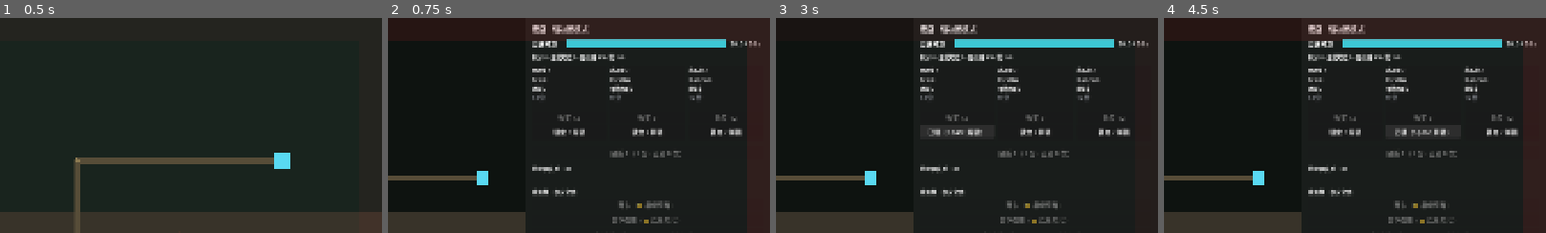
Above: before the commit, frames 1-4 (left to right).
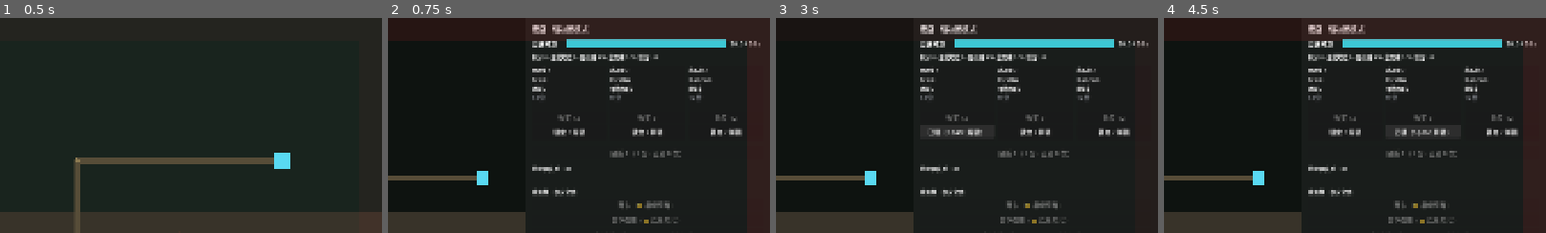
Above: after the commit, the same moments.

Repository: w814929152/corebound
Game: Godot game, scene res://scenes/main.tscn
The game is run twice, just before and just after one commit, with the same random seed, the same clock (stepped at 60 frames per second) and the same inputs.
Inputs:
- Up to frame 1 (0.5 s): no input
- Up to frame 2 (0.75 s): click "开关抽屉 (Tab)" at 0.5 s
- Up to frame 3 (3 s): click "放置模式" at 1.25 s; click "开关抽屉 (Tab)" at 2 s; click "锁定 / 解锁" at 2.75 s
- Up to frame 4 (4.5 s): click "已锁（Space 解锁）" at 3.5 s; click "锁定 / 解锁" at 4.25 s
The pictures show only the part of the screen within x 50-100%, y 0-50%; the shares and areas given below are measured in that part.

Frame 1 is identical in both runs. In frame 2, 0.3% of the frame differs, in the area x 58-71%, y 16-20%; in frame 3, 0.3%; in frame 4, 0.3%.

Commit message:
切片8续2: C2智能高亮H2/H3/H5/H6/H7/H9(SR-R2只标事实)
- shop_runtime: highlights()每商品位事实(H2 Tag协同/H3 +1档位/H5层数→下一层/H6 κ折价预告含不可逆披露/H9 ΔDPS相对增量%)+slot_usage()槽位占用(H7);数据全读damage_engine纯函数(SR-1)
- shop_overlay: _refresh_shop渲染高亮(卡种行◈协同脉冲+note拼接H5/H3/H6/H9)+H7槽位占用行
- 金标本零改动;全量3160项断言0失败EXIT=0;场景冒烟22项0失败零SCRIPT ERROR;SR-R2合规(grep推荐词零命中)
- 切片8累计71项(原58+C2新增13)

Diff:
--- a/scripts/gameplay/shop_runtime.gd
+++ b/scripts/gameplay/shop_runtime.gd
@@ -41,6 +41,7 @@
 const _SimPlayer := preload("res://scripts/engine/sim_player.gd")
 const _PyRandom := preload("res://scripts/engine/py_random.gd")
 const _FpSum := preload("res://scripts/engine/fp_sum.gd")
+const _DE := preload("res://scripts/engine/damage_engine.gd")
 const _TD := preload("res://scripts/data/tower_data.gd")
 const _WaveSim := preload("res://scripts/engine/wave_sim.gd")
 const _Geo6 := preload("res://scripts/geo/geo6.gd")
@@ -545,6 +546,161 @@
 	if _ShopAI.card_kind(nm) != "econ":
 		return false
 	return not (nm == "ScrapUp" and float(player.income_mult) < 1.0)
+
+
+# ---------------------------------------------------------------------------
+#  切片8·C2 · 智能高亮 H2/H3/H5/H6/H7/H9（🔴 只标事实，SR-R2；H1/H4/H8 已在 snapshot）
+# ---------------------------------------------------------------------------
+## 🔴 口径来源：`shop-reroll` §2.3 规则表（H1–H9，H10 暴露度 T1 不做）。
+##   · H2 Tag 协同：卡 Tag ∈ {主塔 Tag, 全场已投 Tag}（脉冲，视觉在 overlay）
+##   · H3 +1 档位阈值：再投 1 层跨 κ_tag/κ_r 档位（角标，视觉在 overlay）
+##   · H5 层数→下一层：单塔效果卡当前宿主层数 → +1（复利读数）
+##   · H6 κ 折价预告：建筑卡建造新塔时的 κ 变化（🔴 强制披露不可逆性，兜底①）
+##   · H7 槽位占用事实：{强化槽 x/5, 全局槽 y/3, 塔位 z/6}
+##   · H9 ΔDPS 事实：读 `action_value`（= damage_engine 纯函数，SR-1），只给相对增量 %
+## 🔴 全部**只读**：不改任何状态；SR-6 由 overlay 事件驱动调一次，不每帧重算。
+func highlights() -> Dictionary:
+	var info: Dictionary = _engine_info()
+	var out: Dictionary = {}
+	for i in range(offers.size()):
+		var nm := offer_at(i)
+		if nm == "":
+			out[i] = {"tag_synergy": false, "plus_one": false, "layer_next": "", "kappa_preview": "", "delta_pct": 0.0}
+			continue
+		var kind := _ShopAI.card_kind(nm)
+		var act := _action_for(nm)
+		out[i] = {
+			"tag_synergy": _h2_tag_synergy(nm, kind, info),
+			"plus_one": _h3_plus_one_tier(nm, kind, act, info),
+			"layer_next": _h5_layer_next(nm, kind, act),
+			"kappa_preview": _h6_kappa_preview(nm, kind, act, info),
+			"delta_pct": _h9_delta_pct(act),
+		}
+	return out
+
+
+## H7 槽位占用事实（强化槽 / 全局槽 / 塔位）。
+func slot_usage() -> Dictionary:
+	var enh: int = player.cards.size()
+	var tower_n: int = player.towers.size()
+	var slots_max: int = int(cfg.get("n_slots", 6))
+	# 全局槽：ScrapUp 计数（income_mult 每 +0.20 占 1 槽，cap 见 cfg）
+	var glob_max := 3
+	var glob_used := 0
+	if float(player.income_mult) > 0.0:
+		glob_used = mini(int(float(player.income_mult) / 0.20), glob_max)
+	return {
+		"enh": enh, "enh_max": int(cfg["backpack"]),
+		"global": glob_used, "global_max": glob_max,
+		"tower": tower_n, "tower_max": slots_max,
+	}
+
+
+## 取当前构筑的 damage_engine info（kappa/kr/tag_invest/tag_tower_lv/n_for_kappa）。
+func _engine_info() -> Dictionary:
+	return _DE.compute_dps(player, cfg, geo).get("info", {})
+
+
+## H2：卡 Tag 是否与主塔 Tag 或全场已投 Tag 协同。
+func _h2_tag_synergy(nm: String, kind: String, info: Dictionary) -> bool:
+	var card_tag := ""
+	match kind:
+		"tower":
+			card_tag = _TD.tower_tag(nm)              # 建筑卡原型 Tag
+		"reinforce":
+			card_tag = _TD.reinf_tag(nm)              # 单塔效果卡 Tag
+		_:
+			return false
+	if card_tag == "":
+		return false                                  # 中性（Arrow）不产 Tag 协同脉冲
+	var tag_invest: Dictionary = info.get("tag_invest", {})
+	if float(tag_invest.get(card_tag, 0.0)) >= 1.0:
+		return true                                   # 全场已投该 Tag
+	# 主塔 Tag
+	var core := core_tower_slot()
+	if core >= 0:
+		for t in player.towers:
+			if int(t.slot) == core:
+				if _TD.tower_tag(String(t.ctype)) == card_tag:
+					return true
+	return false
+
+
+## H3：再投 1 层是否跨 κ 档位（κ_tag 档 0→3→20 / κ_r 档 0→3→20）。
+func _h3_plus_one_tier(nm: String, kind: String, act: Array, info: Dictionary) -> bool:
+	if kind != "reinforce" and kind != "tower":
+		return false
+	# 该卡贡献的 Tag 投入层数（reinforce=1 层；tower 新建=h=1）
+	var tag := ""
+	if kind == "reinforce":
+		tag = _TD.reinf_tag(nm)
+	else:
+		tag = _TD.tower_tag(nm)
+	if tag == "":
+		return false                                  # 中性塔/无 Tag 不参与 κ 档位
+	var tag_invest: Dictionary = info.get("tag_invest", {})
+	var cur := float(tag_invest.get(tag, 0.0))
+	# κ_tag 档位阈值 3；κ_r 档位阈值 3 / 20。跨任一阈值即 +1 档位。
+	return (cur < 3.0 and cur + 1.0 >= 3.0) or (cur < 20.0 and cur + 1.0 >= 20.0)
+
+
+## H5：单塔效果卡当前宿主层数 → 下一层（复利读数）。
+func _h5_layer_next(nm: String, kind: String, act: Array) -> String:
+	if kind != "reinforce" or act.is_empty():
+		return ""
+	var host: int = int(act[2])
+	for t in player.towers:
+		if int(t.slot) == host:
+			var cur := int(t.attach.get(nm, 0))
+			return "Lv %d → %d" % [cur, cur + 1]
+	return ""
+
+
+## H6：κ 折价预告（🔴 强制披露不可逆性，兜底①）。仅建筑卡**新建**塔时触发。
+##   κ = κ_tag − disc；disc = 0.01×clamp(N−2,0,4)。新建 → N+1 → disc +0.01 → κ 降。
+func _h6_kappa_preview(nm: String, kind: String, act: Array, info: Dictionary) -> String:
+	if kind != "tower" or String(act[0]) != "build":
+		return ""                                      # 只有新建塔才改广度折价
+	var cur_n: int = player.towers.size()
+	var k_now := _current_effective_kappa(info)
+	var disc_now := 0.01 * float(mini(maxi(cur_n - 2, 0), 4))
+	var disc_new := 0.01 * float(mini(maxi(cur_n + 1 - 2, 0), 4))
+	var k_new := maxf(0.02, k_now - (disc_new - disc_now))
+	if k_new >= k_now - 1e-9:
+		return ""                                      # κ 未降（已触下限或广度档未变）
+	return "建造新塔：κ %.2f → %.2f（拆除塔不会让 κ 回升）" % [k_now, k_new]
+
+
+func _current_effective_kappa(info: Dictionary) -> float:
+	var kappa: Array = info.get("kappa", [])
+	if kappa.is_empty():
+		return 0.0
+	# 取主塔（或首塔）的 κ（1+κ 形式 → 减 1）
+	var core := core_tower_slot()
+	var idx := 0
+	for i in range(player.towers.size()):
+		if int(player.towers[i].slot) == core:
+			idx = i
+	if idx >= kappa.size():
+		idx = 0
+	return maxf(0.0, float(kappa[idx]) - 1.0)
+
+
+## H9：ΔDPS 相对增量 %（读 damage_engine 纯函数，SR-1；只给 % 不给多步预演）。
+func _h9_delta_pct(act: Array) -> float:
+	if act.is_empty():
+		return 0.0
+	var before := _DE.dps_only(player, cfg, geo)
+	if before <= 0.0:
+		return 0.0
+	# 试算：快照 → apply → 算 after → 回滚（复用金标本 action_value 的 snap/rest 范式）
+	var snap := _SimPlayer.snap(player)
+	var cost = _ShopAI.apply_action(player, act, cfg)
+	var after := _DE.dps_only(player, cfg, geo)
+	_SimPlayer.rest(player, snap)
+	if cost == null or after <= before:
+		return 0.0
+	return (after - before) / before
 
 
 # ---------------------------------------------------------------------------
@@ -862,6 +1018,8 @@
 		"reroll_disc": float(player.reroll_disc),
 		"core_tower_slot": core_tower_slot(),
 		"selected_tower_slot": selected_tower_slot,   # I-7：点选塔位（-1=无）
+		"slot_usage": slot_usage(),                    # C2·H7 槽位占用事实
+		"highlights": highlights(),                    # C2·H2/H3/H5/H6/H9 每商品位事实
 		"slots": slots,
 		"place_modes": place_modes,
 		"build": _SimPlayer.build_str(player),
--- a/scripts/ui/shop_overlay.gd
+++ b/scripts/ui/shop_overlay.gd
@@ -309,15 +309,15 @@
 		_clear_children(_place_box)
 		return
 
-	_scrap_label.text = "积分 %.0f · 主塔塔位 %d · 强化槽 %d/%d · 塔 %d/%d" % [
-		float(s["scrap"]), int(s["core_tower_slot"]),
-		int(s["cards"]), int(s["cards_max"]),
-		int(s["towers"]), int(s["towers_max"])]
+	_scrap_label.text = "积分 %.0f · 主塔塔位 %d" % [
+		float(s["scrap"]), int(s["core_tower_slot"])]
 
 	for i in SLOT_COUNT:
 		var nm := String(s["offers"][i])
 		var price := float(s["prices"][i])
 		var ok := bool(s["affordable"][i]) and bool(s["legal"][i])
+		# C2 高亮事实（H2/H3/H5/H6/H9；H1/H4/H8 已在 affordable/at_cap/notes）
+		var hl: Dictionary = s.get("highlights", {}).get(str(i), {})
 		if nm == "":
 			_slot_name[i].text = "—"
 			_slot_kind[i].text = "此位无卡"
@@ -326,7 +326,11 @@
 			_slot_price[i].add_theme_color_override("font_color", C_DIM)
 		else:
 			_slot_name[i].text = nm
-			_slot_kind[i].text = String(s["kinds"][i])
+			# H2：Tag 协同 → 卡种行加脉冲标记（橙🔥/青❄，视觉编码不写推荐词）
+			var kind_txt := String(s["kinds"][i])
+			if bool(hl.get("tag_synergy", false)):
+				kind_txt += "  ◈协同"
+			_slot_kind[i].text = kind_txt
 			# H1：价格数字用辉金 vs 灰（🔴 卡片本身始终可见，X6）
 			_slot_price[i].text = "%.0f 分" % price
 			_slot_price[i].add_theme_color_override("font_color",
@@ -334,6 +338,18 @@
 			var note := String(s["notes"][i])
 			if note == "" and bool(s["at_cap"][i]):
 				note = "已达上限 (+0%)"        # H4
+			# C2 高亮事实拼接（🔴 只标事实，SR-R2；顺序：H5 层数 / H3 +1档 / H6 κ / H9 ΔDPS）
+			var extra: Array = []
+			if String(hl.get("layer_next", "")) != "":
+				extra.append(String(hl["layer_next"]))          # H5
+			if bool(hl.get("plus_one", false)):
+				extra.append("+1 档位")                          # H3
+			if String(hl.get("kappa_preview", "")) != "":
+				extra.append(String(hl["kappa_preview"]))       # H6
+			if float(hl.get("delta_pct", 0.0)) > 0.0001:
+				extra.append("投主塔 DPS +%.0f%%" % (float(hl["delta_pct"]) * 100.0))  # H9
+			if not extra.is_empty():
+				note = (note + " · " if note != "" else "") + " · ".join(extra)
 			_slot_note[i].text = note
 		_slot_buy[i].disabled = not ok
 		_slot_buy[i].text = "购买" if nm == "" else "购买 %.0f" % price
@@ -341,6 +357,14 @@
 		var locked := (int(s["lock_index"]) == i)
 		_slot_lock[i].text = "已锁（Space 解锁）" if locked else "锁定 / 解锁"
 		_slot_lock[i].disabled = (nm == "")
+
+	# ---- H7 槽位占用事实（强化槽 / 全局槽 / 塔位）----
+	var su: Dictionary = s.get("slot_usage", {})
+	if not su.is_empty():
+		_scrap_label.text += " · 强化槽 %d/%d · 全局槽 %d/%d · 塔位 %d/%d" % [
+			int(su.get("enh", 0)), int(su.get("enh_max", 5)),
+			int(su.get("global", 0)), int(su.get("global_max", 3)),
+			int(su.get("tower", 0)), int(su.get("tower_max", 6))]
 
 	# ---- 刷新按钮：显示 5+3n 的实时成本（E5：买不起置灰 + 标红）----
 	var rc := float(s["reroll_cost"])
--- a/tests/test_suite_slice8.gd
+++ b/tests/test_suite_slice8.gd
@@ -361,11 +361,80 @@
 
 
 # ===========================================================================
+#  AC-S8-8 · C2 智能高亮 H2/H3/H5/H6/H7/H9（🔴 只标事实，SR-R2）
+# ===========================================================================
+func _test_c2_highlights() -> void:
+	_log("")
+	_log("--- [AC-S8-8] C2 智能高亮 H2/H3/H5/H6/H7/H9 ---")
+	# 起手清空，建主塔 Cannon(fire, h=2) + 副塔 Arrow(中性)
+	var rt = _mk_runtime()
+	rt.player.towers = []
+	rt.player.cards = {}
+	_add_tower(rt, 1, "Cannon", 2, 24.0)
+	_add_tower(rt, 2, "Arrow", 1, 12.0)
+	rt.player.cards["Arrow"] = true
+
+	# ---- H7 槽位占用事实 ----
+	var su := rt.slot_usage()
+	_check_int("H7 强化槽 1/5（仅 Arrow）", int(su["enh"]), 1)
+	_check_int("H7 塔位 2/6", int(su["tower"]), 2)
+	_check_int("H7 全局槽 0/3", int(su["global"]), 0)
+
+	# 装配 FireUp 到主塔 → 让 H2/H5 有内容
+	rt.player.towers[0].attach["FireUp"] = 3
+	rt.player.cards["FireUp"] = true
+
+	# ---- 用 offers 驱动 highlights ----
+	# 位0：FireUp（reinforce, fire 卡 → 主塔 fire 协同 H2；Lv3→4 H5；ΔDPS>0 H9）
+	rt.offers = ["FireUp", "FrostUp", "Cannon"]
+	var hl := rt.highlights()
+	var h0: Dictionary = hl[0]
+	_check_bool("H2 FireUp 与主塔 fire 协同", bool(h0["tag_synergy"]), true)
+	_check_str("H5 FireUp 主塔 Lv3→4", String(h0["layer_next"]), "Lv 3 → 4")
+	# H9 ΔDPS 为正（FireUp 给 fire 主塔 +1 层 → DPS 必增；具体值由金标本引擎定，此处验方向）
+	var dpct := float(h0["delta_pct"])
+	_check_bool("H9 FireUp 投主塔 ΔDPS > 0（有增益）", dpct > 0.0, true)
+
+	# 位1：FrostUp（reinforce, frost 卡 → 主塔 fire 不协同；投主塔不合法→改投无宿主，但仍标 H2=false）
+	var h1: Dictionary = hl[1]
+	_check_bool("H2 FrostUp 与 fire 主塔不协同", bool(h1["tag_synergy"]), false)
+
+	# 位2：Cannon（tower 新建 → H6 κ 折价预告，N=2→3 disc 0→0.01 κ 降）
+	var h2: Dictionary = hl[2]
+	_check_bool("H6 Cannon 新建触发 κ 折价预告", String(h2["kappa_preview"]) != "", true)
+	# 文案格式「建造新塔：κ X → Y（拆除塔不会让 κ 回升）」，X > Y（新建后广度折价 +0.01）
+	var pv := String(h2["kappa_preview"])
+	_check_bool("H6 文案含不可逆披露「不会回升」", pv.contains("不会让 κ 回升"), true)
+	_check_bool("H6 文案标注「建造新塔」", pv.contains("建造新塔"), true)
+	# 升级同塔不触发 H6
+	rt.player.towers = []
+	rt.player.cards = {}
+	_add_tower(rt, 1, "Cannon", 1, 12.0)
+	rt.offers = ["Cannon"]
+	var hl3 := rt.highlights()
+	var h3: Dictionary = hl3[0]
+	# 场上仅 1 塔（N=1, disc=0），新建第 2 座 → N=2 disc 仍 0 → κ 不降 → H6 空
+	_check_str("H6 升级同塔不触发（κ 不变）", String(h3["kappa_preview"]), "")
+
+	# ---- H3 +1 档位：fire 投入 2 层 → 再投 1 层跨档 3 ----
+	rt.player.towers = []
+	rt.player.cards = {}
+	_add_tower(rt, 1, "Cannon", 2, 24.0)     # fire 投入 = 2（h=2）
+	rt.offers = ["FireUp"]
+	var hl4 := rt.highlights()
+	_check_bool("H3 fire 投入 2→3 跨档 → plus_one", bool(hl4[0]["plus_one"]), true)
+	# fire 投入已到 3 → 再投不再跨 3 档（下一档是 20）
+	rt.player.towers[0].h = 3
+	var hl5 := rt.highlights()
+	_check_bool("H3 fire 投入 3 未跨 20 档 → 非 plus_one", bool(hl5[0]["plus_one"]), false)
+
+
+# ===========================================================================
 #  汇总
 # ===========================================================================
 func run_all() -> bool:
 	_log("=".repeat(78))
-	_log("切片8 · 拆除回收 Salvage / 弃卡 / 卸下改投 + I-9 二次确认 + I-7 塔位点选")
+	_log("切片8 · 拆除回收 Salvage / 弃卡 / 卸下改投 + I-9 二次确认 + I-7 塔位点选 + C2 高亮")
 	_log("=".repeat(78))
 	_test_invested_tracking()
 	_test_salvage_settlement()
@@ -375,6 +444,7 @@
 	_test_confirm_dialog_component()
 	_test_golden_untouched()
 	_test_tower_selection()
+	_test_c2_highlights()
 	_log("")
 	_log("-".repeat(78))
 	_log("切片8 合计：PASS=%d  FAIL=%d" % [_pass, _fail])
Not shown, changed: docs/architecture/control-manifest.md
Not shown, changed: docs/phase3/slice8-verify.md
